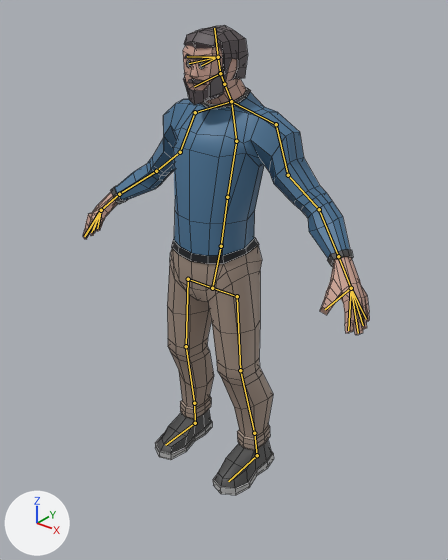
Renders of the Blender file Assets/Blender/Character.blend from each side of a commit.
Before and after are seen from a camera (50 mm lens) standing at (8.65, -10.37, 11.9) and looking at (0.21, 0.18, 5.36). Every picture has the same lights, and +X, +Y and +Z are marked at lower left. The bones that bend it are drawn over the model as lines. Mesh edges are drawn as thin lines.

Objects in the first picture: 'lowPolyCharacterFace_EXP'.
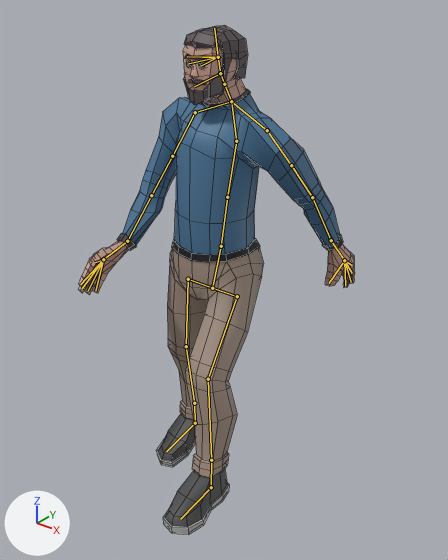
The newer file adds an action. The first version stands in its rest pose; the second is drawn at frame 0 of the action 'to_walk'.

Where the change shows, as pixel boxes [x1, y1, x2, y2] in the pictures (448 x 560 px):
```json
{"object": "lowPolyCharacterFace_EXP", "change": "posed", "before": [83, 25, 370, 495], "after": [78, 25, 355, 535], "on screen": "8% taller"}
{"bone": "Bone.014", "before": "(195, 112) to (180, 152)", "after": "(195, 112) to (172, 156)"}
{"bone": "Bone.015", "before": "(180, 152) to (156, 171)", "after": "(172, 156) to (151, 195)"}
{"bone": "Bone.016", "before": "(156, 171) to (119, 194)", "after": "(151, 195) to (127, 241)"}
{"bone": "Bone.017", "before": "(119, 194) to (101, 210)", "after": "(127, 241) to (103, 259)"}
{"bone": "Bone.018", "before": "(231, 101) to (276, 124)", "after": "(231, 101) to (267, 130)"}
{"bone": "Bone.019", "before": "(276, 124) to (288, 175)", "after": "(267, 130) to (291, 165)"}
{"bone": "Bone.020", "before": "(288, 175) to (319, 209)", "after": "(291, 165) to (312, 197)"}
{"bone": "Bone.021", "before": "(319, 209) to (338, 256)", "after": "(312, 197) to (331, 240)"}
{"bone": "Bone.022", "before": "(338, 256) to (351, 288)", "after": "(331, 240) to (344, 260)"}
{"bone": "Bone.031", "before": "(195, 423) to (165, 445)", "after": "(195, 423) to (166, 451)"}
{"bone": "Bone.025", "before": "(237, 296) to (240, 370)", "after": "(237, 296) to (208, 379)"}
{"bone": "Bone.027", "before": "(240, 370) to (254, 433)", "after": "(208, 379) to (211, 460)"}
{"bone": "Bone.029", "before": "(254, 433) to (257, 455)", "after": "(211, 460) to (211, 487)"}
{"bone": "Bone.032", "before": "(257, 455) to (228, 481)", "after": "(211, 487) to (180, 519)"}
```

Scene script edits in JSON lines:
```json
{"block": "bone_bone_014", "where": "bone_bone_014 = bpy.data.objects['Armature'].pose.bones['Bone.014']  # child of 'Bone.013'"}
{"op": "set", "path": "bone_bone_014.rotation_quaternion", "old": "(1.0, 0.0, 0.0, 0.0)", "new": "(0.945, 0.336, -0.03, 0.025)", "note": "degrees (0, 0, 0) -> degrees (39, -4, 2)"}
{"block": "bone_bone_015", "where": "bone_bone_015 = bpy.data.objects['Armature'].pose.bones['Bone.015']  # child of 'Bone.014'"}
{"op": "set", "path": "bone_bone_015.rotation_quaternion", "old": "(1.0, 0.0, 0.0, 0.0)", "new": "(0.973, 0.081, -0.065, 0.208)", "note": "degrees (0, 0, 0) -> degrees (8, -9, 24)"}
{"block": "bone_bone_016", "where": "bone_bone_016 = bpy.data.objects['Armature'].pose.bones['Bone.016']  # child of 'Bone.015'"}
{"op": "set", "path": "bone_bone_016.rotation_quaternion", "old": "(1.0, 0.0, 0.0, 0.0)", "new": "(0.97, -0.23, -0.025, 0.072)", "note": "degrees (0, 0, 0) -> degrees (-27, -1, 9)"}
{"block": "bone_bone_017", "where": "bone_bone_017 = bpy.data.objects['Armature'].pose.bones['Bone.017']  # child of 'Bone.016'"}
{"op": "set", "path": "bone_bone_017.rotation_quaternion", "old": "(1.0, 0.0, 0.0, 0.0)", "new": "(0.934, 0.179, 0.21, -0.221)", "note": "degrees (0, 0, 0) -> degrees (16, 28, -23)"}
{"block": "bone_bone_018", "where": "bone_bone_018 = bpy.data.objects['Armature'].pose.bones['Bone.018']  # child of 'Bone.003'"}
{"op": "set", "path": "bone_bone_018.rotation_quaternion", "old": "(1.0, 0.0, 0.0, 0.0)", "new": "(0.994, 0.104, -0.03, -0.014)", "note": "degrees (0, 0, 0) -> degrees (12, -3, -2)"}
{"block": "bone_bone_019", "where": "bone_bone_019 = bpy.data.objects['Armature'].pose.bones['Bone.019']  # child of 'Bone.018'"}
{"op": "set", "path": "bone_bone_019.rotation_quaternion", "old": "(1.0, 0.0, 0.0, 0.0)", "new": "(0.919, -0.34, 0.082, -0.177)", "note": "degrees (0, 0, 0) -> degrees (-41, 2, -22)"}
{"block": "bone_bone_020", "where": "bone_bone_020 = bpy.data.objects['Armature'].pose.bones['Bone.020']  # child of 'Bone.019'"}
{"op": "set", "path": "bone_bone_020.rotation_quaternion", "old": "(1.0, 0.0, 0.0, 0.0)", "new": "(0.962, 0.122, 0.057, -0.236)", "note": "degrees (0, 0, 0) -> degrees (12, 10, -26)"}
{"block": "bone_bone_021", "where": "bone_bone_021 = bpy.data.objects['Armature'].pose.bones['Bone.021']  # child of 'Bone.020'"}
{"op": "set", "path": "bone_bone_021.rotation_quaternion", "old": "(1.0, 0.0, 0.0, 0.0)", "new": "(0.989, -0.146, 0.044, 0.02)", "note": "degrees (0, 0, 0) -> degrees (-17, 5, 2)"}
{"block": "bone_bone_022", "where": "bone_bone_022 = bpy.data.objects['Armature'].pose.bones['Bone.022']  # child of 'Bone.021'"}
{"op": "set", "path": "bone_bone_022.rotation_quaternion", "old": "(1.0, 0.0, 0.0, 0.0)", "new": "(0.96, -0.071, -0.251, 0.003)", "note": "degrees (0, 0, 0) -> degrees (-9, -29, 3)"}
{"block": "bone_bone_031", "where": "bone_bone_031 = bpy.data.objects['Armature'].pose.bones['Bone.031']  # child of 'Bone.030'"}
{"op": "set", "path": "bone_bone_031.rotation_quaternion", "old": "(1.0, 0.0, 0.0, 0.0)", "new": "(0.994, -0.007, 0.002, -0.105)", "note": "degrees (0, 0, 0) -> degrees (-1, 0, -12)"}
{"block": "bone_bone_025", "where": "bone_bone_025 = bpy.data.objects['Armature'].pose.bones['Bone.025']  # child of 'Bone.024'"}
{"op": "set", "path": "bone_bone_025.rotation_quaternion", "old": "(1.0, 0.0, 0.0, 0.0)", "new": "(0.945, 0.0, -0.024, -0.324)", "note": "degrees (0, 0, 0) -> degrees (1, -3, -38)"}
{"block": "bone_bone_027", "where": "bone_bone_027 = bpy.data.objects['Armature'].pose.bones['Bone.027']  # child of 'Bone.025'"}
{"op": "set", "path": "bone_bone_027.rotation_quaternion", "old": "(1.0, 0.0, 0.0, 0.0)", "new": "(0.981, 0.016, -0.012, 0.194)", "note": "degrees (0, 0, 0) -> degrees (2, -2, 22)"}
{"block": "bone_bone_029", "where": "bone_bone_029 = bpy.data.objects['Armature'].pose.bones['Bone.029']  # child of 'Bone.027'"}
{"op": "set", "path": "bone_bone_029.rotation_quaternion", "old": "(1.0, 0.0, 0.0, 0.0)", "new": "(0.999, -0.009, -0.008, 0.032)", "note": "degrees (0, 0, 0) -> degrees (-1, -1, 4)"}
{"block": "bone_bone_032", "where": "bone_bone_032 = bpy.data.objects['Armature'].pose.bones['Bone.032']  # child of 'Bone.029'"}
{"op": "set", "path": "bone_bone_032.rotation_quaternion", "old": "(1.0, 0.0, 0.0, 0.0)", "new": "(0.996, -0.001, -0.007, 0.088)", "note": "degrees (0, 0, 0) -> degrees (0, -1, 10)"}
```
